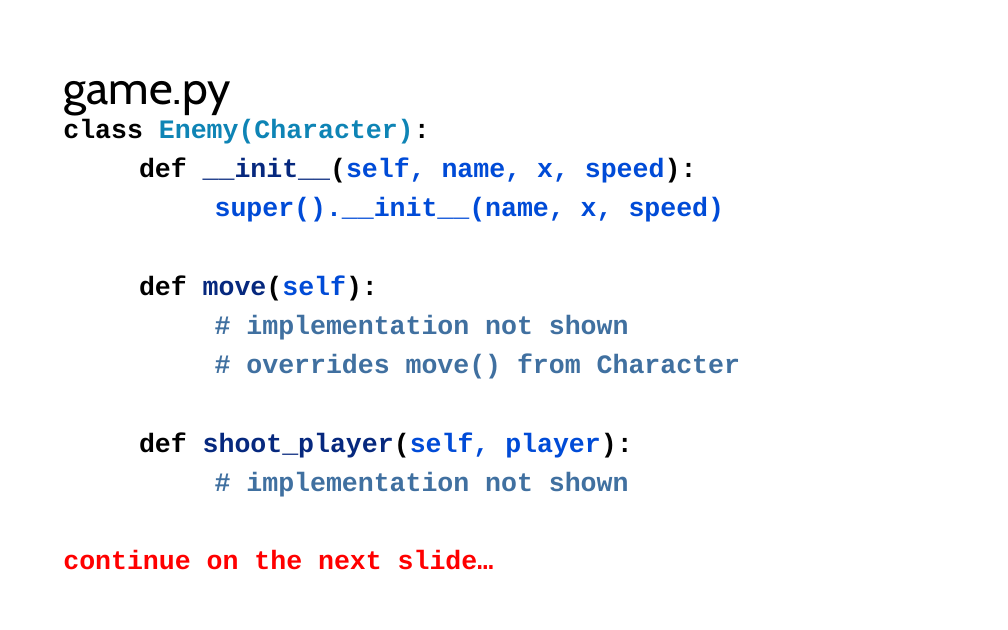
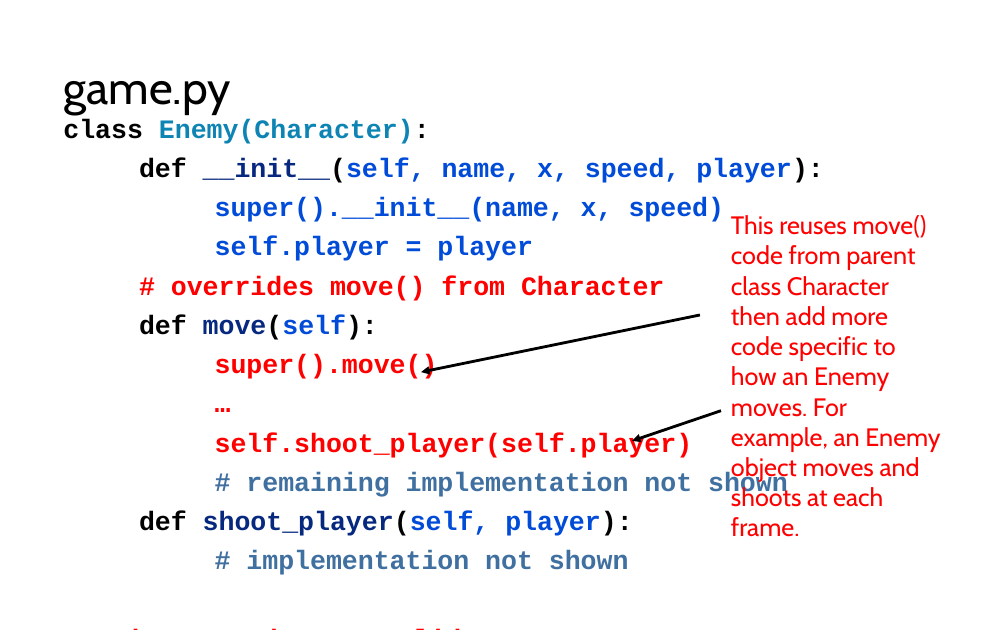
Before and after one commit to LongBaoNguyen/longbaonguyen.github.io, a slide deck: slide 15 of courses/apcsp/lect10.pptx (slide 14 before the commit). Drawn at 1008x630 pixels with LibreOffice and Linux fonts; fonts in the diff are those of the drawing. Boxes give left, top, right and bottom in pixels: in the first picture for what was removed or moved away, otherwise in the second. Text is boxed around its words. In the diff, an @@ line names an element or a change of style, - is before the commit and + after.

```diff
--- a/courses/apcsp/lect10.pptx
+++ b/courses/apcsp/lect10.pptx
@@ text at (139, 158, 824, 183): text changed @@
-def __init__(self, name, x, speed):
+def __init__(self, name, x, speed, player):
@@ text at (171, 237, 664, 301): paragraphs added @@
+self.player = player
+# overrides move() from Character
@@ text added at (731, 215, 940, 507), 18 pt, text #FF0000 @@
+This reuses move() code from parent class Character then add more code specific to how an Enemy moves. For example, an Enemy object moves and shoots at each frame.
@@ arrow added from (700, 314) to (421, 372), #000000 2 pt @@
@@ text at (215, 354, 788, 498): text changed; text colour #4070A0 to #FF0000 @@
-# implementation not shown
-# overrides move() from Character
+super().move()
+…
+self.shoot_player(self.player)
+# remaining implementation not shown
@@ arrow added from (721, 410) to (632, 440), #000000 2 pt @@
```
Also in this commit, not shown: 1 other slide changed, 3 slides added, 6 other files.
